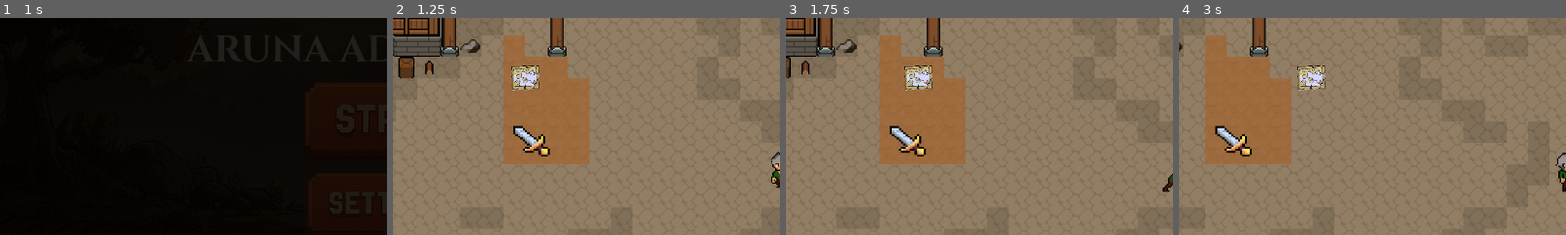
Above: before the commit, frames 1-4 (left to right).
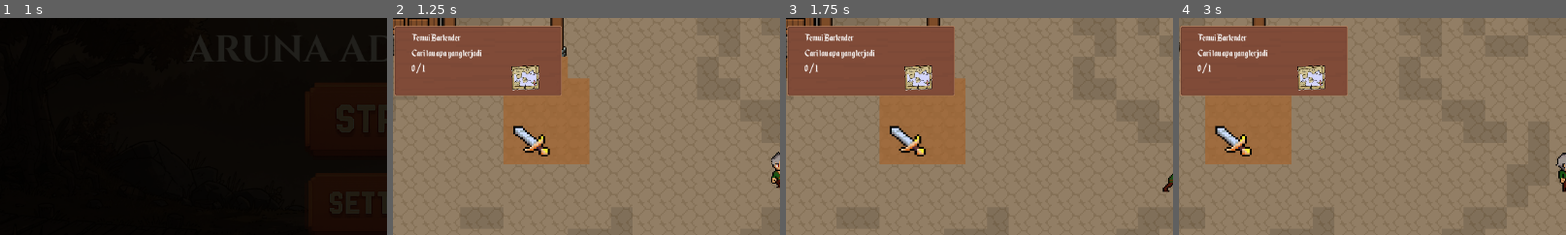
Above: after the commit, the same moments.

Repository: Wannx98/Ojan-Project
Game: Godot game, scene res://Scene/MainMenu.tscn
Same seed, same stepped clock (60 frames per second), same inputs: the game is played once before the commit and once after it.
Inputs (mouse positions are % of the whole screen's width and height, from its top left):
- Up to frame 1 (1 s): click (50, 37) at 0.5 s
- Up to frame 2 (1.25 s): no input
- Up to frame 3 (1.75 s): tap Enter (ui_accept) at 1.25, 1.52 s; move the mouse to (72, 45) at 1.27 s; hold Right (ui_right) from 1.28 s (still down); click (72, 45) at 1.35 s
- Up to frame 4 (3 s): release Right (ui_right) at 2 s; drag from (30, 55) to (54, 50) at 2.02 s; move the mouse to (60, 28) at 2.77 s; hold Right (ui_right) from 2.78 s (still down); hold Space (next_dialog) from 2.78 s (still down)
The pictures show only the part of the screen within x 0-50%, y 14-63%; the shares and areas given below are measured in that part.

Frame 1 is identical in both runs. In frame 2, 12% of the frame differs, in the area x 0-44%, y 3-36%; in frame 3, 12%; in frame 4, 13%.

Commit message:
UI Quest

Diff:
--- a/QuestSystem/QuestUI/QuestUI.gd
+++ b/QuestSystem/QuestUI/QuestUI.gd
@@ -2,9 +2,9 @@
 class_name QuestUI
 
 # Node references
-@onready var title_label = $Panel/VBoxContainer/QuestTitle
-@onready var desc_label = $Panel/VBoxContainer/QuestDescription
-@onready var progress_label = $Panel/VBoxContainer/QuestProgressText
+@onready var title_label = $Control/Panel/VBoxContainer/QuestTitle
+@onready var desc_label = $Control/Panel/VBoxContainer/QuestDescription
+@onready var progress_label = $Control/Panel/VBoxContainer/QuestProgressText
 var current_quest_id := ""
 
 func _ready():
--- a/QuestSystem/QuestUI/QuestUI.tscn
+++ b/QuestSystem/QuestUI/QuestUI.tscn
@@ -15,18 +15,30 @@
 [node name="QuestUI" type="CanvasLayer" unique_id=1109047265]
 script = ExtResource("1_0fjs1")
 
-[node name="Panel" type="Panel" parent="." unique_id=1127688543]
-anchors_preset = 15
-anchor_right = 1.0
-anchor_bottom = 1.0
-offset_top = 90.0
-offset_right = -1653.8597
-offset_bottom = -844.0
+[node name="Control" type="Control" parent="." unique_id=1057080700]
+layout_mode = 3
+anchors_preset = 0
+offset_left = -296.0
+offset_top = 49.0
+offset_right = -210.0
+offset_bottom = 116.0
+
+[node name="Panel" type="Panel" parent="Control" unique_id=1127688543]
+layout_mode = 1
+anchors_preset = -1
+anchor_left = 6.484
+anchor_top = 1.8800001
+anchor_right = 11.893001
+anchor_bottom = 5.7330003
+offset_left = -259.36002
+offset_top = -75.200005
+offset_right = -475.72003
+offset_bottom = -229.32
 grow_horizontal = 2
 grow_vertical = 2
 theme_override_styles/panel = SubResource("StyleBoxTexture_1enoq")
 
-[node name="VBoxContainer" type="VBoxContainer" parent="Panel" unique_id=1768619902]
+[node name="VBoxContainer" type="VBoxContainer" parent="Control/Panel" unique_id=1768619902]
 z_index = 1
 layout_mode = 0
 offset_left = 26.0
@@ -34,16 +46,16 @@
 offset_right = 86.0
 offset_bottom = 120.0
 
-[node name="QuestTitle" type="Label" parent="Panel/VBoxContainer" unique_id=2147069444]
+[node name="QuestTitle" type="Label" parent="Control/Panel/VBoxContainer" unique_id=2147069444]
 z_index = 1
 layout_mode = 2
 theme_override_fonts/font = ExtResource("3_x2b53")
 
-[node name="QuestDescription" type="Label" parent="Panel/VBoxContainer" unique_id=138180681]
+[node name="QuestDescription" type="Label" parent="Control/Panel/VBoxContainer" unique_id=138180681]
 layout_mode = 2
 theme_override_fonts/font = ExtResource("3_x2b53")
 
-[node name="QuestProgressText" type="Label" parent="Panel/VBoxContainer" unique_id=49429602]
+[node name="QuestProgressText" type="Label" parent="Control/Panel/VBoxContainer" unique_id=49429602]
 layout_mode = 2
 theme_override_fonts/font = ExtResource("3_x2b53")
 
